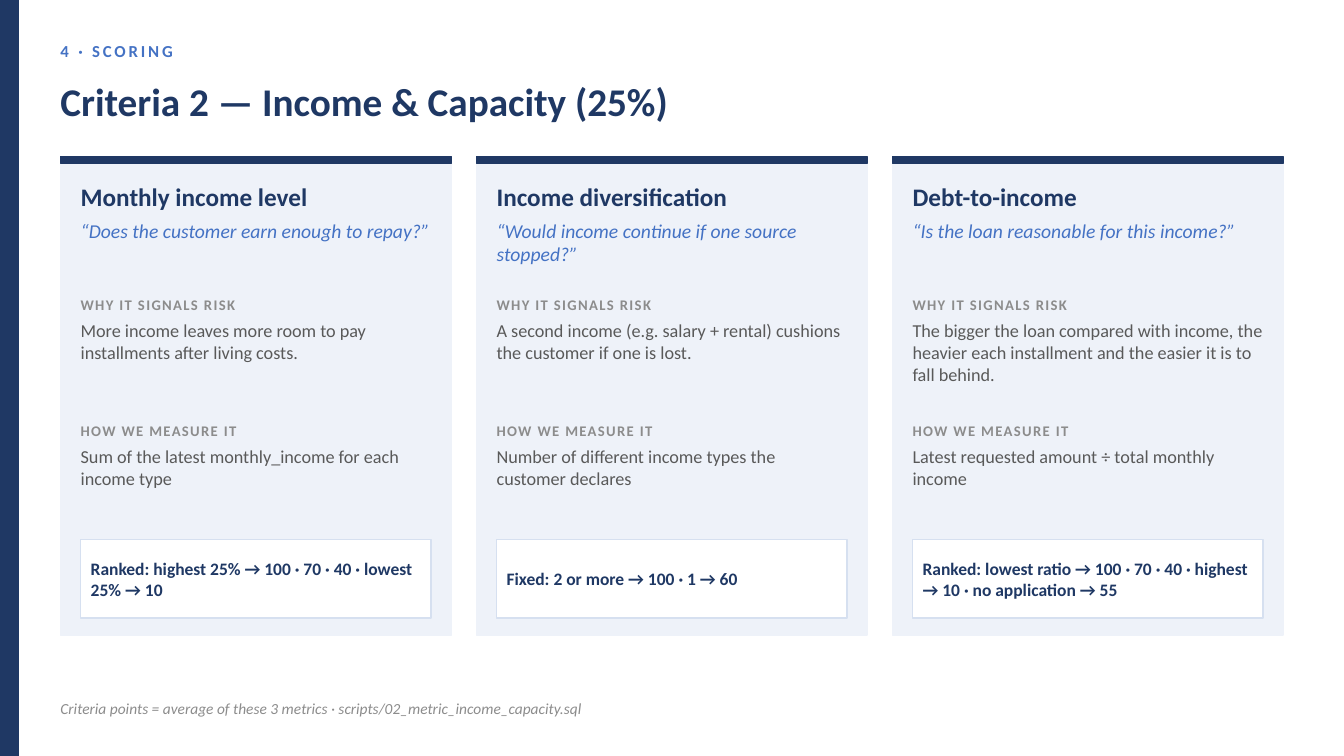
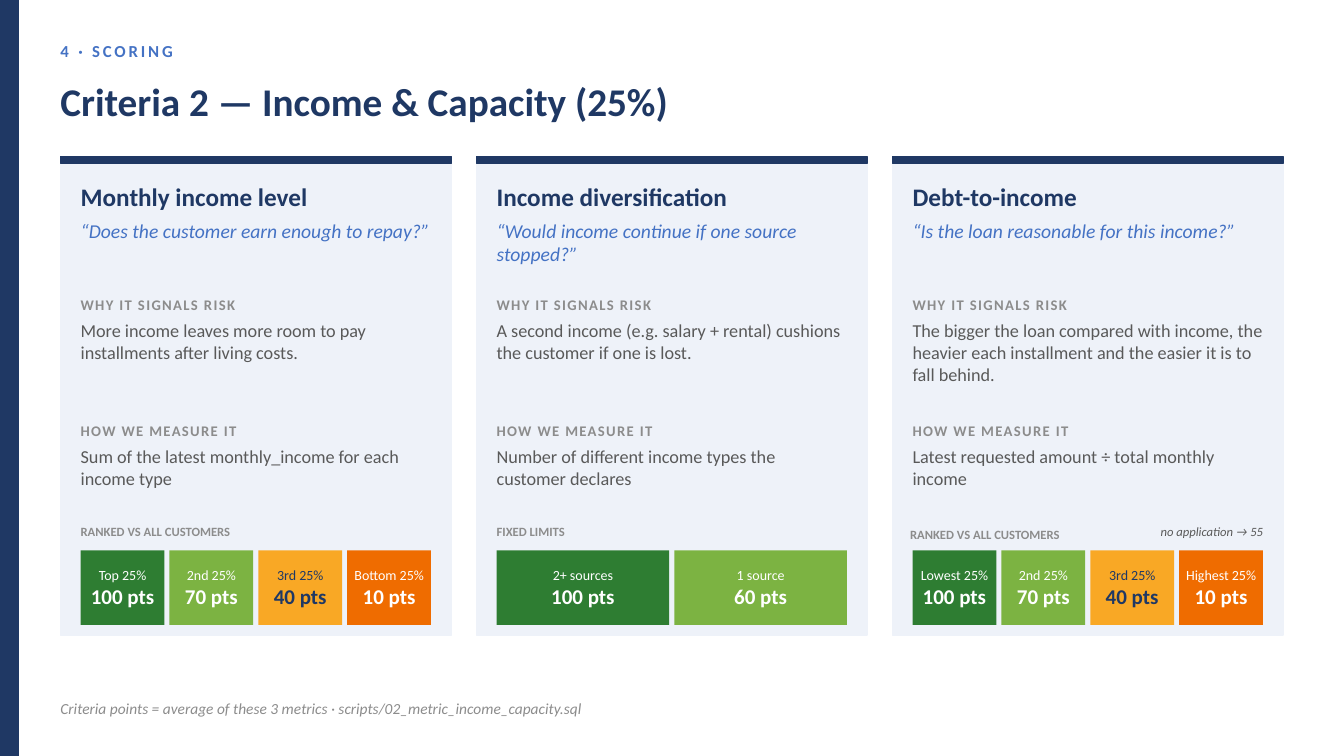
Before and after one commit to huotrithy/da-assignment-risk-scoring, a slide deck: slide 14 of docs/Stage2_Presentation_v2.pptx. Drawn at 1344x756 pixels with LibreOffice and Linux fonts; fonts in the diff are those of the drawing. Boxes give left, top, right and bottom in pixels: in the first picture for what was removed or moved away, otherwise in the second. Text is boxed around its words. In the diff, an @@ line names an element or a change of style, - is before the commit and + after.

```diff
--- a/docs/Stage2_Presentation_v2.pptx
+++ b/docs/Stage2_Presentation_v2.pptx
@@ rectangle removed at (81, 539, 432, 618) @@
@@ text added at (81, 528, 230, 536), 9 pt, text #8C8C8C, bold @@
+RANKED VS ALL CUSTOMERS
@@ rectangle removed at (497, 539, 848, 618) @@
@@ text added at (497, 528, 565, 536), 9 pt, text #8C8C8C, bold @@
+FIXED LIMITS
@@ text added at (910, 531, 1059, 539), 9 pt, text #8C8C8C, bold @@
+RANKED VS ALL CUSTOMERS
@@ text "no application → 55" at (1161, 527, 1263, 538): vertical alignment middle to top @@
@@ rectangle removed at (912, 539, 1263, 618) @@
@@ text at (1161, 527, 1263, 538): text changed; size 12.5 to 9 pt; text colour #1F3864 to #595959; bold off; italic on @@
-Ranked: lowest ratio → 100 · 70 · 40 · highest → 10 · no application → 55
+no application → 55
@@ rectangle added at (81, 551, 164, 625), fill #2E7D32, 10 pt, text #FFFFFF @@
+Top 25%
+100 pts
@@ text removed at (91, 562, 412, 596) @@
-Ranked: highest 25% → 100 · 70 · 40 · lowest 25% → 10
@@ rectangle added at (169, 551, 253, 625), fill #7CB342, 10 pt, text #FFFFFF @@
+2nd 25%
+70 pts
@@ rectangle added at (258, 551, 342, 625), fill #F9A825, 10 pt, text #1F3864 @@
+3rd 25%
+40 pts
@@ rectangle added at (347, 551, 431, 625), fill #EF6C00, 10 pt, text #FFFFFF @@
+Bottom 25%
+10 pts
@@ rectangle added at (497, 551, 669, 625), fill #2E7D32, 10 pt, text #FFFFFF @@
+2+ sources
+100 pts
@@ rectangle added at (675, 551, 847, 625), fill #7CB342, 10 pt, text #FFFFFF @@
+1 source
+60 pts
@@ rectangle added at (912, 551, 996, 625), fill #2E7D32, 10 pt, text #FFFFFF @@
+Lowest 25%
+100 pts
@@ rectangle added at (1002, 551, 1086, 625), fill #7CB342, 10 pt, text #FFFFFF @@
+2nd 25%
+70 pts
@@ rectangle added at (1091, 551, 1175, 625), fill #F9A825, 10 pt, text #1F3864 @@
+3rd 25%
+40 pts
@@ rectangle added at (1180, 551, 1263, 625), fill #EF6C00, 10 pt, text #FFFFFF @@
+Highest 25%
+10 pts
@@ text removed at (507, 572, 738, 585) @@
-Fixed: 2 or more → 100 · 1 → 60
```
Also in this commit, not shown: 6 other slides changed.
